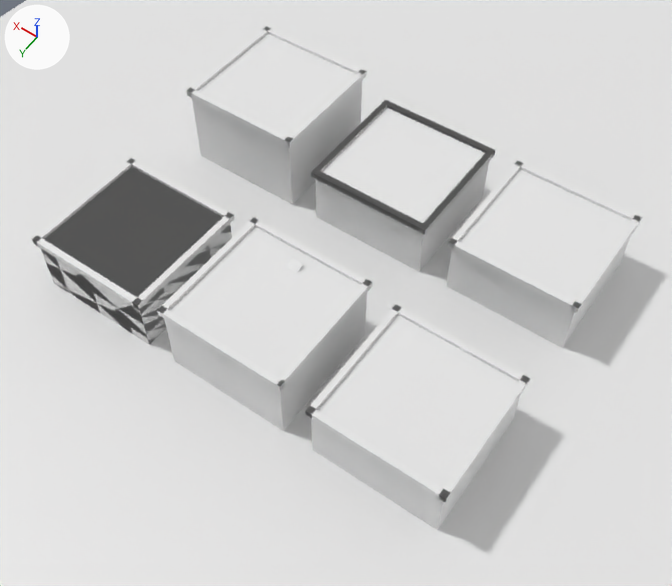
One commit to the Blender file scene02.blend: the scene before it, then after it.
One viewpoint serves both versions: a 50 mm camera at (-53.4, 83.2, 113.5) aimed at (-5.3, 15.9, 7.7). The axes (+X, +Y, +Z) are drawn at upper left. The lights are the same throughout.
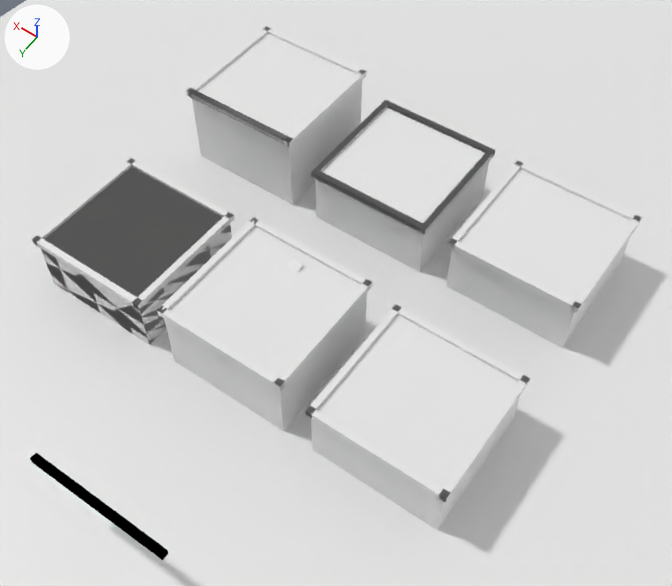
Boxes (x1, y1, x2, y2) around the edits, measured in the pictures (672 x 586 px):
```json
{"object": "Cube.006", "change": "added", "after": [30, 453, 168, 560]}
{"object": "Cube.037", "change": "recoloured", "before": [187, 90, 289, 147], "after": [187, 90, 289, 147], "on screen": "white to grey"}
```

The change, as JSON lines over the scene's bpy script:
```json
{"op": "add", "block": "img_img_9195_jpg", "code": ["img_img_9195_jpg = load_image('IMG_9195.jpg', 'textures/IMG_9195.jpg', 4752, 3168, 'sRGB')"]}
{"op": "add", "block": "mat_material_006", "code": ["mat_material_006 = bpy.data.materials.new('Material.006')", "mat_material_006.use_nodes = True; mat_material_006.node_tree.nodes.clear()", "_N = mat_material_006.node_tree.nodes; _L = mat_material_006.node_tree.links", "n0 = _N.new('ShaderNodeOutputMaterial'); n0.name = 'Material Output'", "n1 = _N.new('ShaderNodeBsdfAnisotropic'); n1.name = 'Glossy BSDF'", "n1.distribution = 'GGX'", "n1.inputs[1].default_value = 0.0  # 'Roughness'", "n2 = _N.new('ShaderNodeTexImage'); n2.name = 'Image Texture'", "n2.image = img_img_9195_jpg", "_L.new(n1.outputs[0], n0.inputs[0])  # 'BSDF' to 'Surface'", "_L.new(n2.outputs[0], n1.inputs[0])  # 'Color' to 'Color'"]}
{"op": "add", "block": "mat_material_008", "code": ["mat_material_008 = bpy.data.materials.new('Material.008')", "mat_material_008.use_nodes = True; mat_material_008.node_tree.nodes.clear()", "_N = mat_material_008.node_tree.nodes; _L = mat_material_008.node_tree.links", "n0 = _N.new('ShaderNodeOutputMaterial'); n0.name = 'Material Output'", "n1 = _N.new('ShaderNodeBsdfAnisotropic'); n1.name = 'Glossy BSDF'", "n1.distribution = 'GGX'", "n1.inputs[1].default_value = 0.0  # 'Roughness'", "n2 = _N.new('ShaderNodeTexImage'); n2.name = 'Image Texture'", "n2.image = img_img_9195_jpg", "_L.new(n1.outputs[0], n0.inputs[0])  # 'BSDF' to 'Surface'", "_L.new(n2.outputs[0], n1.inputs[0])  # 'Color' to 'Color'"]}
{"block": "me_cube_042", "where": "me_cube_042.from_pydata(...)  # 8 vertices, 6 faces; spans x -1.0..1.0, y -1.0..1.0, z -1.0..1.0"}
{"op": "add", "block": "me_cube_042", "code": "me_cube_042.materials.append(mat_material_006)"}
{"op": "add", "block": "me_cube_004", "code": ["me_cube_004 = bpy.data.meshes.new('Cube.004')", "me_cube_004.from_pydata(...)  # a box spanning x -1.0..1.0, y -1.0..1.0, z -1.0..1.0; a box spanning x -1.0..1.0, y -1.0..1.0, z -1.0..1.0", "me_cube_004.materials.append(mat_material_008)"]}
{"op": "add", "block": "ob_cube_006", "code": ["ob_cube_006 = bpy.data.objects.new('Cube.006', me_cube_004)", "ob_cube_006.location = (-3.3, 60.8, 13.0)", "ob_cube_006.scale = (10.5, 0.5, 0.5)"]}
```
